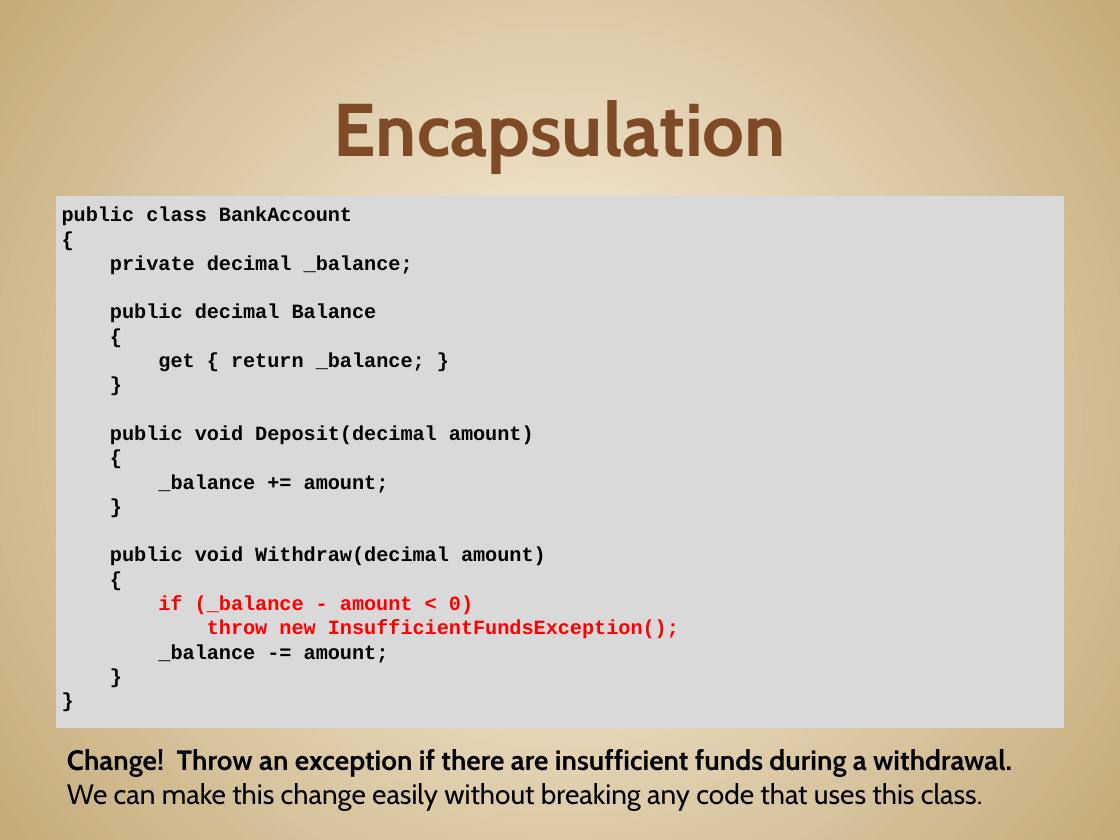
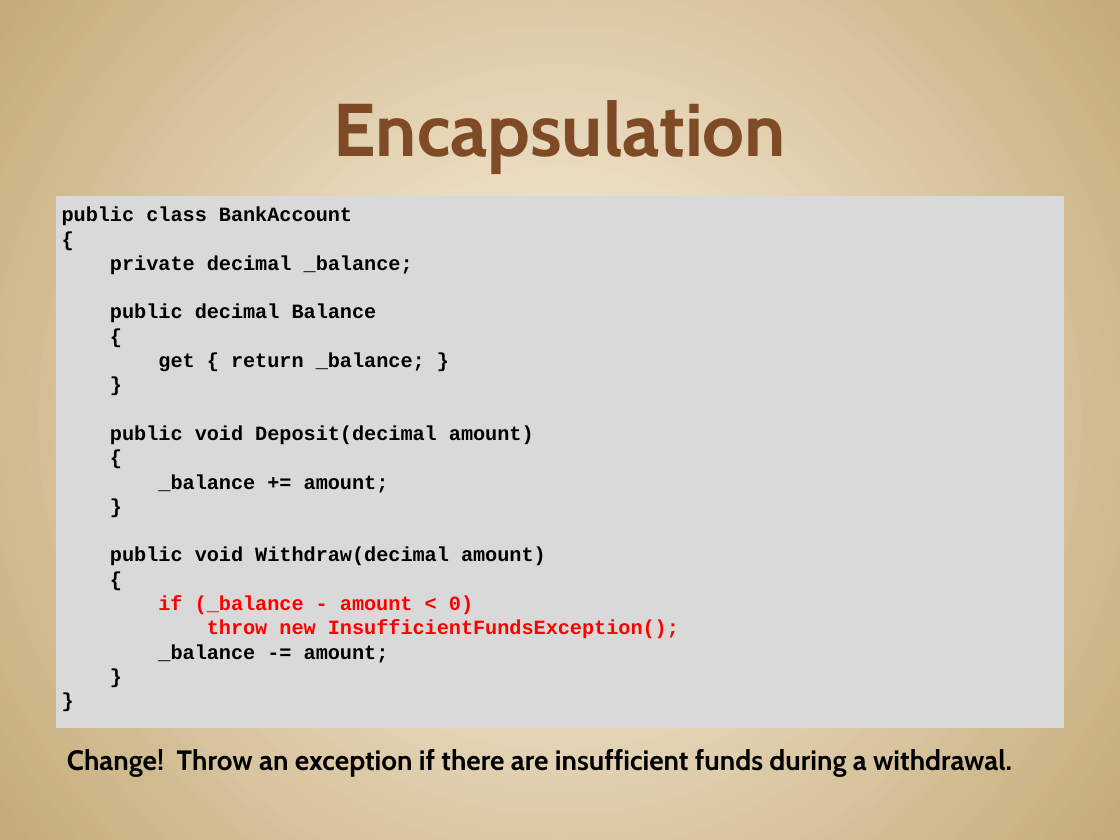
Before and after one commit to JonKruger/oop-solid-sample, a slide deck: slide 24 of slides/OOP-SOLID-CodeMash.pptx (slide 25 before the commit). Drawn at 1120x840 pixels with LibreOffice and Linux fonts; fonts in the diff are those of the drawing. Boxes give left, top, right and bottom in pixels: in the first picture for what was removed or moved away, otherwise in the second. Text is boxed around its words. In the diff, an @@ line names an element or a change of style, - is before the commit and + after.

```diff
--- a/slides/OOP-SOLID-CodeMash.pptx
+++ b/slides/OOP-SOLID-CodeMash.pptx
@@ text at (67,749,1012,777): text changed @@
-Change! Throw an exception if there are insufficient funds during a withdrawal. We can make this change easily without breaking any code that uses this class.
+Change! Throw an exception if there are insufficient funds during a withdrawal.
```
Also in this commit, not shown: 11 other slides changed, 4 slides added, 4 slides removed, 4 other files.
